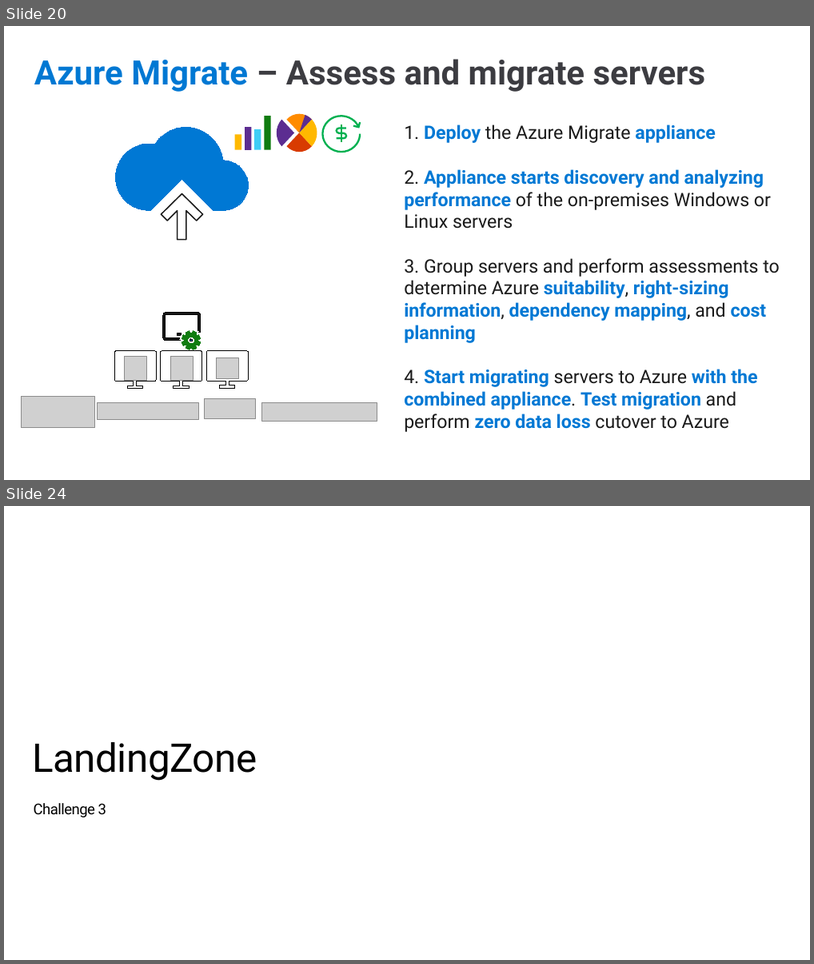
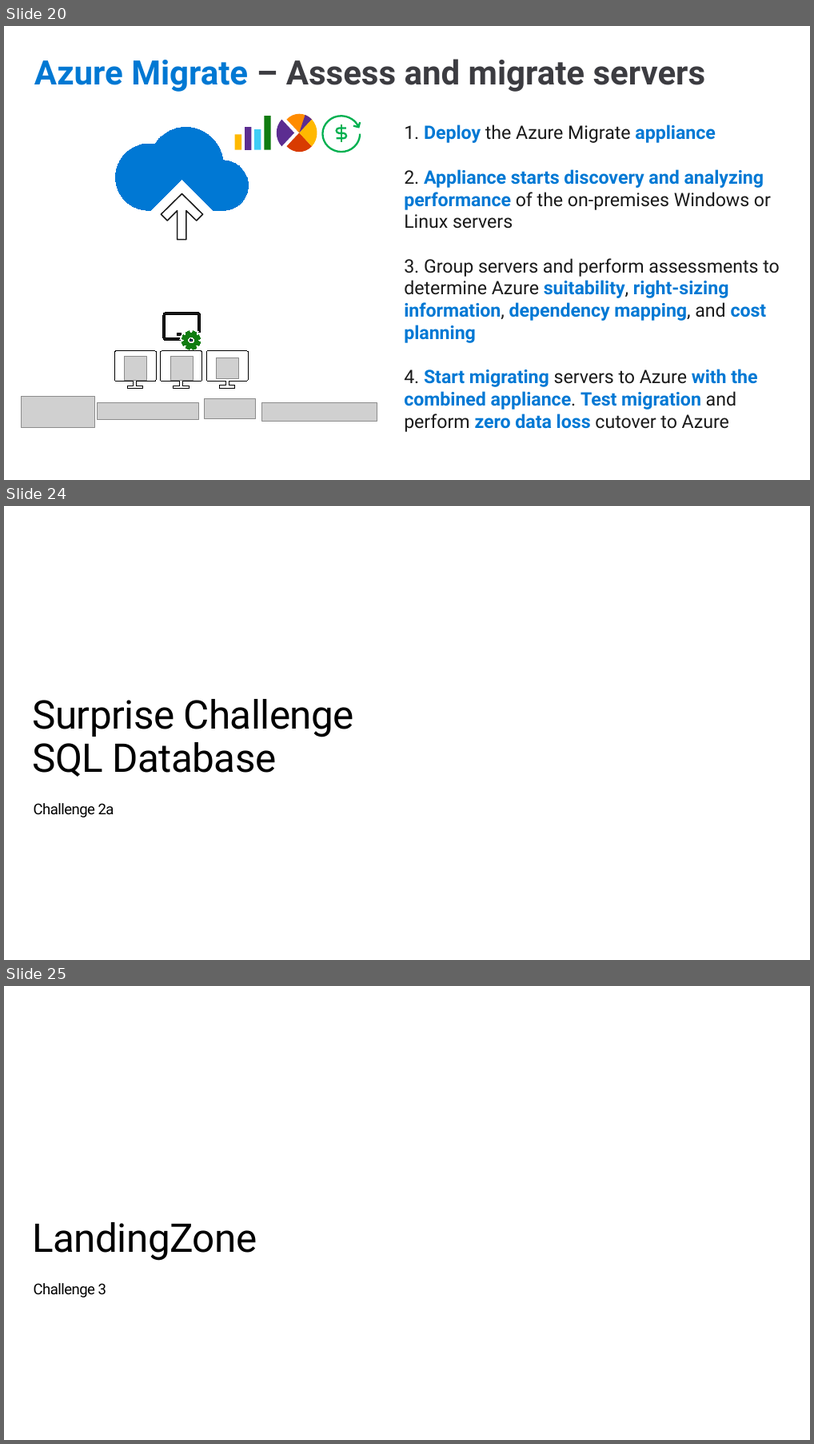
Before and after one commit to caf-expert/CAF-Hackathon-Migration, a slide deck: sources/WalkingDeck-CAF-Migrate.pptx. Shown one above the other, each under a label of ours: slides 20 and 24 before the commit, slides 20, 24 and 25 after it; the slides between them are not shown. The pictures are 814x964 and 814x1444 pixels, drawn with LibreOffice and Linux fonts; fonts in the diff are those of the drawing; grey boxes stand for pictures; background and template pictures are left out. Boxes give left, top, right and bottom in pixels: in the first picture for what was removed or moved away, otherwise in the second. Text is boxed around its words. In the diff, an @@ line names an element or a change of style, - is before the commit and + after.

```diff
--- a/sources/WalkingDeck-CAF-Migrate.pptx
+++ b/sources/WalkingDeck-CAF-Migrate.pptx
@@ slide 24 added at <box>4,506,810,960</box>, background #FFFFFF @@
@@ title added at <box>32,699,354,776</box>, 48 pt, text #000000 @@
+Surprise Challenge
+SQL Database
@@ text added at <box>34,803,114,817</box>, 18 pt, text #000000 @@
+Challenge 2a
@@ what was slide 24 is now slide 25 @@
```
Also in this commit, not shown: 4 slides changed, 1 other slide added, 1 slide removed.
